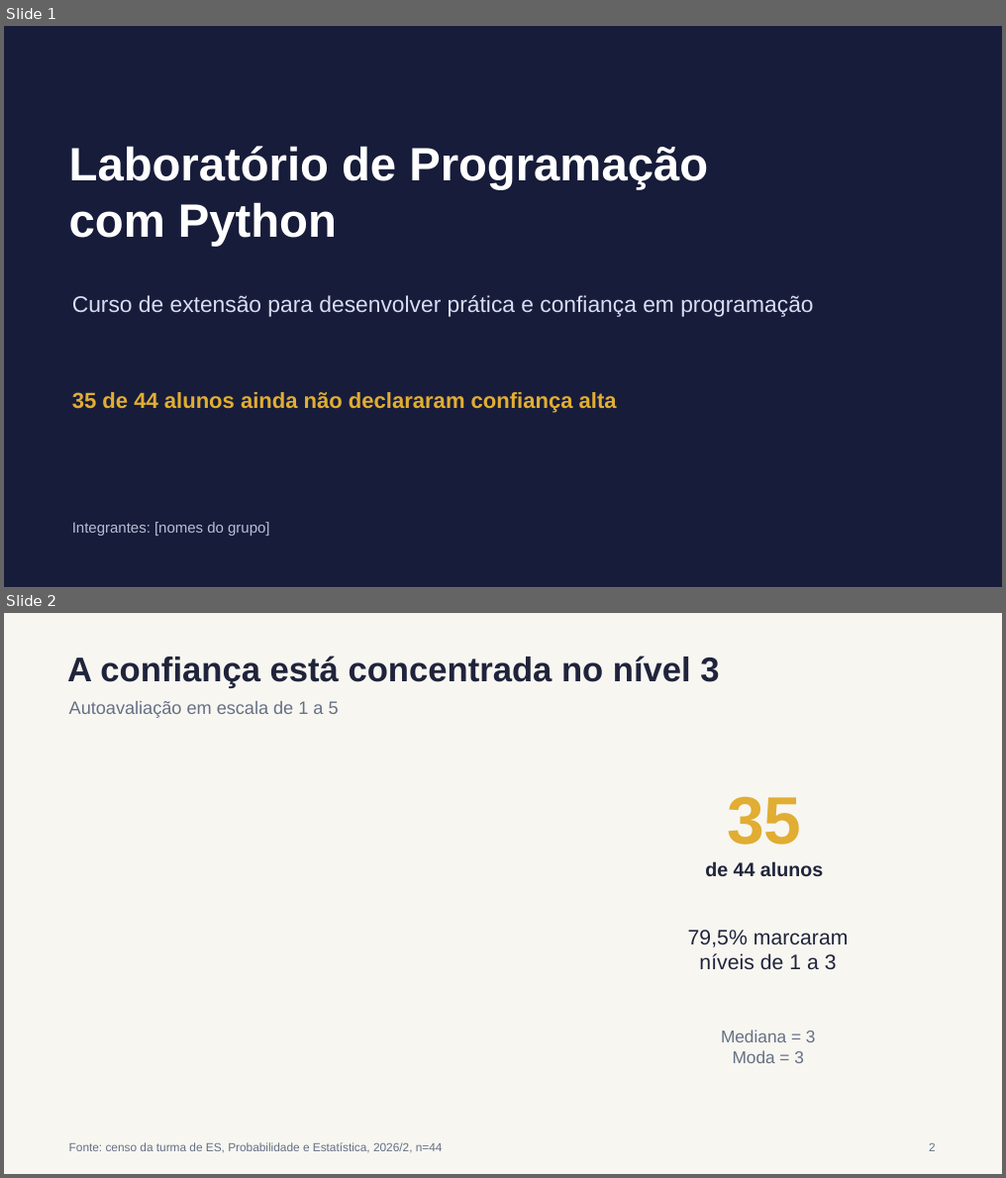
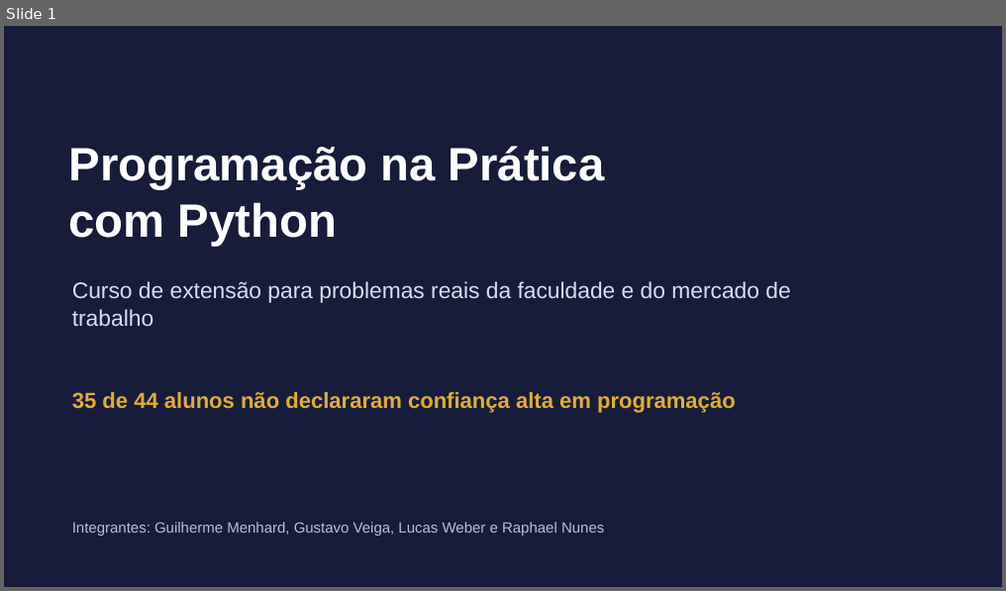
Before and after one commit to raphael-amaral/pitch-probabilidade-estatistica, a slide deck: output/presentation/pitch-curso-extensao-python-final.pptx. Shown one above the other, each under a label of ours: slides 1 and 2 before the commit, slide 1 after it. The pictures are 1006x1178 and 1006x591 pixels, drawn with LibreOffice and Linux fonts; fonts in the diff are those of the drawing. Boxes give left, top, right and bottom in pixels: in the first picture for what was removed or moved away, otherwise in the second. Text is boxed around its words. In the diff, an @@ line names an element or a change of style, - is before the commit and + after.

```diff
--- a/output/presentation/pitch-curso-extensao-python-final.pptx
+++ b/output/presentation/pitch-curso-extensao-python-final.pptx
@@ slide 2 removed at (x1=4, y1=613, x2=1002, y2=1174), background #F7F6F1 @@
@@ text removed at (x1=67, y1=656, x2=719, y2=688) @@
-A confiança está concentrada no nível 3
@@ text removed at (x1=69, y1=701, x2=339, y2=718) @@
-Autoavaliação em escala de 1 a 5
@@ text removed at (x1=727, y1=796, x2=801, y2=845) @@
-35
@@ text removed at (x1=705, y1=861, x2=823, y2=876) @@
-de 44 alunos
@@ text removed at (x1=688, y1=930, x2=848, y2=969) @@
-79,5% marcaram
-níveis de 1 a 3
@@ text removed at (x1=721, y1=1030, x2=816, y2=1063) @@
-Mediana = 3
-Moda = 3
@@ text removed at (x1=69, y1=1143, x2=443, y2=1154) @@
-Fonte: censo da turma de ES, Probabilidade e Estatística, 2026/2, n=44
@@ text removed at (x1=929, y1=1144, x2=936, y2=1152) @@
-2
@@ slide 1 changed as well @@
@@ text at (x1=69, y1=146, x2=605, y2=190): text changed @@
-Laboratório de Programação
+Programação na Prática
@@ text at (x1=72, y1=281, x2=790, y2=326): text changed; size 21.8 to 21.7 pt @@
-Curso de extensão para desenvolver prática e confiança em programação
+Curso de extensão para problemas reais da faculdade e do mercado de trabalho
@@ text at (x1=72, y1=392, x2=736, y2=413): text changed @@
-35 de 44 alunos ainda não declararam confiança alta
+35 de 44 alunos não declararam confiança alta em programação
@@ text at (x1=72, y1=522, x2=604, y2=536): text changed; size 14.2 to 14.3 pt @@
-Integrantes: [nomes do grupo]
+Integrantes: Guilherme Menhard, Gustavo Veiga, Lucas Weber e Raphael Nunes
```
Also in this commit, not shown: 3 other slides changed, 2 slides added, 3 other files.
